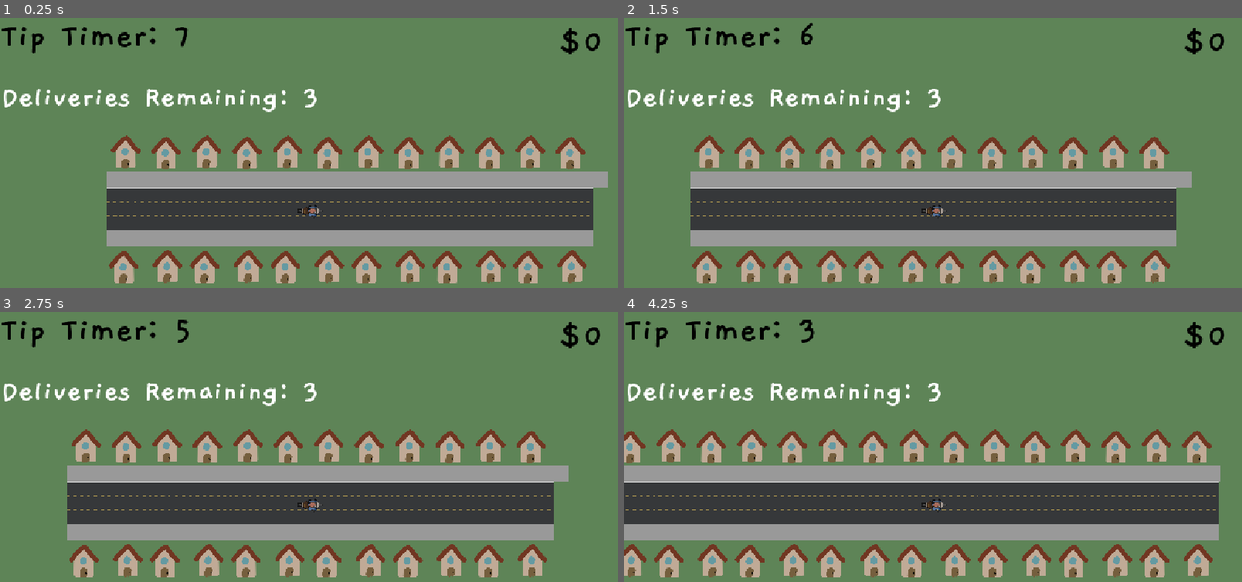
Above: before the commit, frames 1-4 (two rows, left to right).
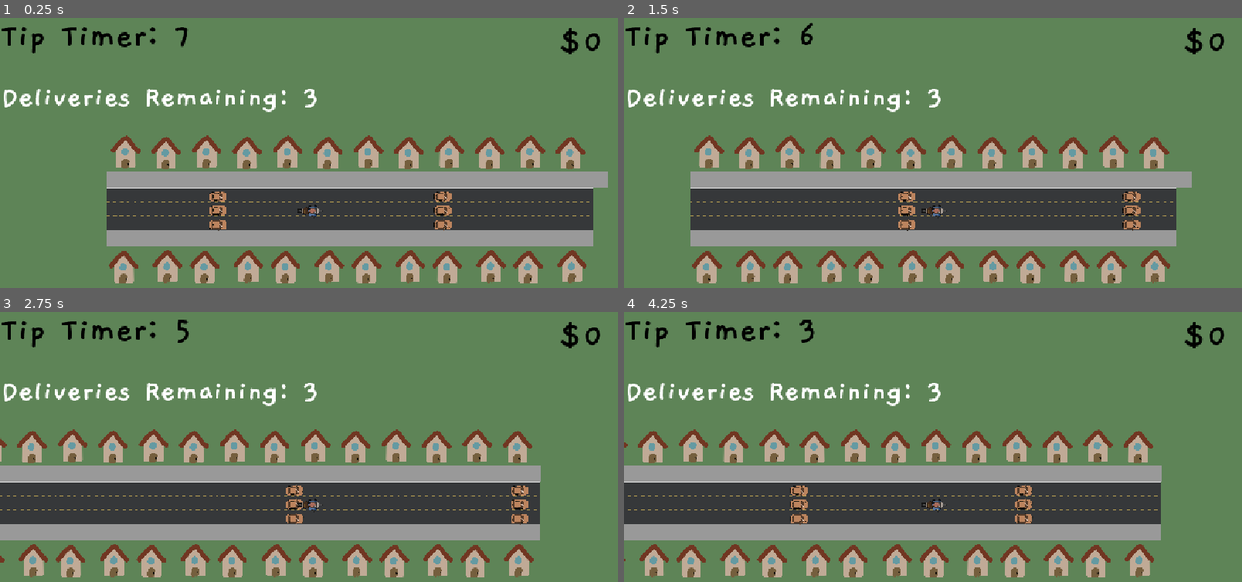
Above: after the commit, the same moments.

Repository: andreaTheCoder/brackeysgamejam
Game: Godot game, scene res://scenes/game.tscn
Two runs of this game, one before a commit and one after it. Both use one fixed random seed, a clock stepped at 60 frames per second and the inputs below.
Inputs:
- Up to frame 1 (0.25 s): no input
- Up to frame 2 (1.5 s): hold Right (forward) 0.53-1.28 s; hold Space (button) 0.53-1.28 s; hold Left (backward) from 1.28 s (still down); tap Shift (deliver) at 1.35 s
- Up to frame 3 (2.75 s): release Left (backward) at 2.03 s; hold Right (forward) from 2.03 s (still down); hold Space (button) from 2.03 s (still down)
- Up to frame 4 (4.25 s): release Space (button) at 2.78 s; tap Shift (deliver) at 2.85 s; release Right (forward) at 3.53 s; hold Left (backward) from 3.53 s (still down); hold Space (button) from 3.53 s (still down)

The runs differ from the first frame. In frame 1, 0.6% of the frame differs, in the area x 33-74%, y 64-79%; in frame 2, 0.6%; in frame 3, 18%; in frame 4, 21%, in the area x 0-97%, y 43-99%.

Commit message:
rigidbody version :)

Diff:
--- a/scenes/NPCcar.tscn
+++ b/scenes/NPCcar.tscn
@@ -6,10 +6,12 @@
 [sub_resource type="RectangleShape2D" id="RectangleShape2D_g51ie"]
 size = Vector2(25.4545, 10.9091)
 
-[node name="Car" type="Area2D"]
+[node name="Car" type="RigidBody2D"]
 z_index = 1
 scale = Vector2(0.55, 0.55)
+collision_layer = 3
 collision_mask = 2
+freeze = true
 script = ExtResource("1_g51ie")
 
 [node name="Sprite2D" type="Sprite2D" parent="."]
--- a/scripts/NPCcar.gd
+++ b/scripts/NPCcar.gd
@@ -1,4 +1,4 @@
-extends Area2D
+extends RigidBody2D
 var front
 const SPEED = 75
 var direction = -1
--- a/scripts/spawner.gd
+++ b/scripts/spawner.gd
@@ -6,12 +6,14 @@
 var car_template = preload("res://scenes/NPCcar.tscn")
 
 # Set possible min/max wait times for cars to spawn
-const minSpawnTime: float = 5
-const maxSpawnTime: float = 9
+const minSpawnTime: float = 4
+const maxSpawnTime: float = 10
 const STARTING_BEHIND_X = 100 # x that the car spawns behind the player
 
 
 func _ready() -> void:
+	spawn_car()
+
 	if front:
 		spawn_timer.wait_time = randf_range(minSpawnTime, maxSpawnTime*.5)
 	else:
@@ -27,8 +29,9 @@
 		my_car.position.x = get_parent().get_parent().position.x - STARTING_BEHIND_X
 	my_car.position.y = position.y
 	# family tree be like
-	get_parent().get_parent().get_parent().add_child(my_car)
+	get_parent().get_parent().get_parent().add_child.call_deferred(my_car)
 	my_car.direction = 1
+	return my_car
 
 # Spawns new car and restarts timer at random interval
 func _on_spawn_timer_timeout() -> void:
Not shown: 1 places in start_screen.tscn that only renumber resources
